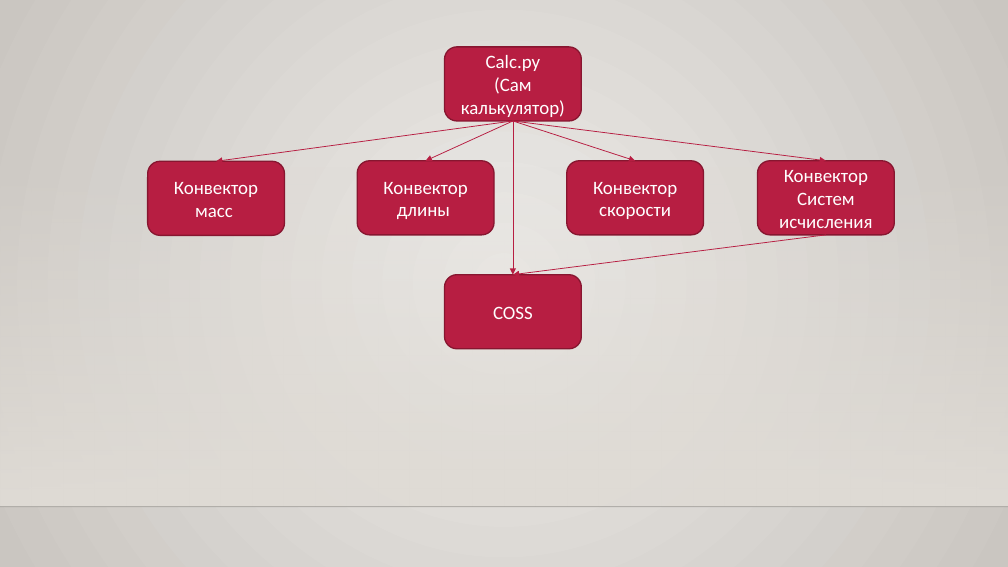
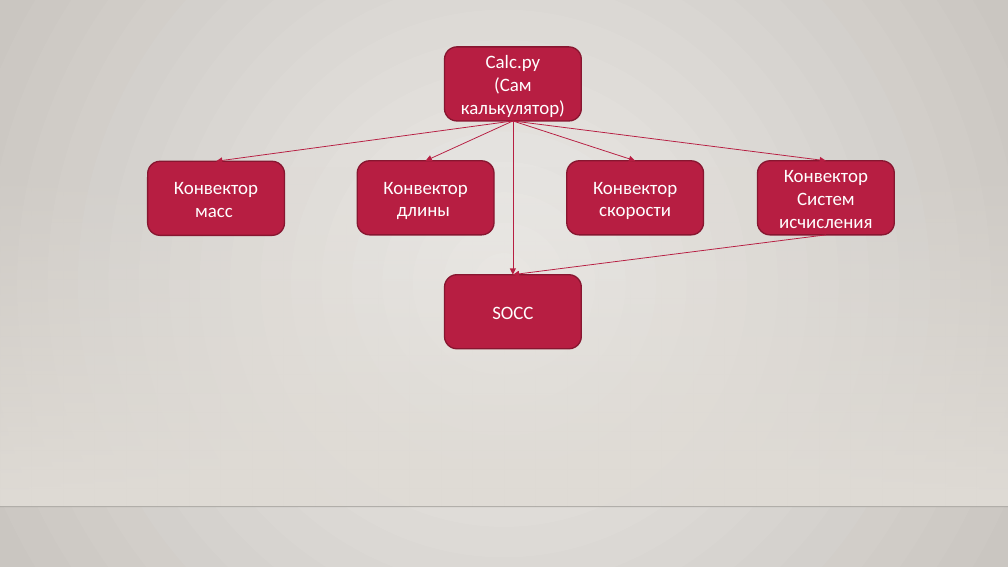
Before and after one commit to Dmitry26092003/calculator, a slide deck: slide 6 of Универсальный калькулятор.pptx. Drawn at 1008x567 pixels with LibreOffice and Linux fonts; fonts in the diff are those of the drawing; background and template pictures are left out. Boxes give left, top, right and bottom in pixels: in the first picture for what was removed or moved away, otherwise in the second. Text is boxed around its words. In the diff, an @@ line names an element or a change of style, - is before the commit and + after.

```diff
--- a/Универсальный калькулятор.pptx
+++ b/Универсальный калькулятор.pptx
@@ text in rounded rectangle at (492, 306, 533, 319): text changed @@
-COSS
+SOCC
```
Also in this commit, not shown: 9 other files.
